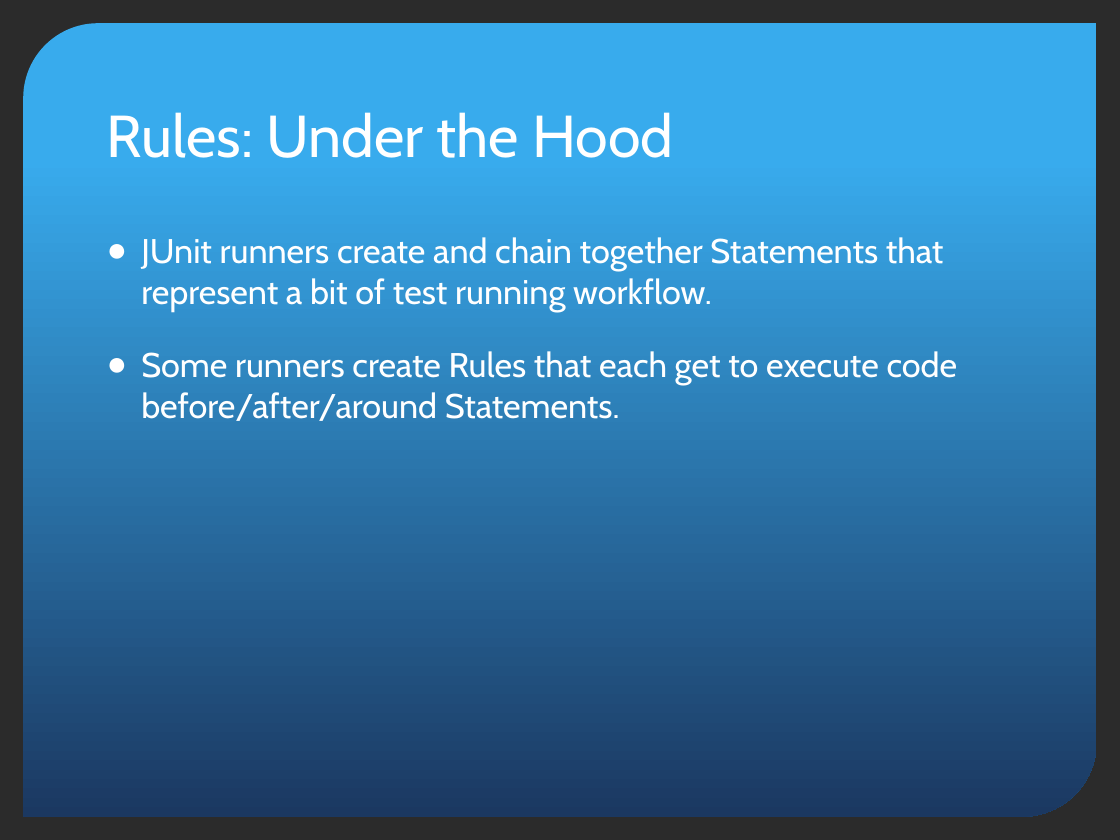
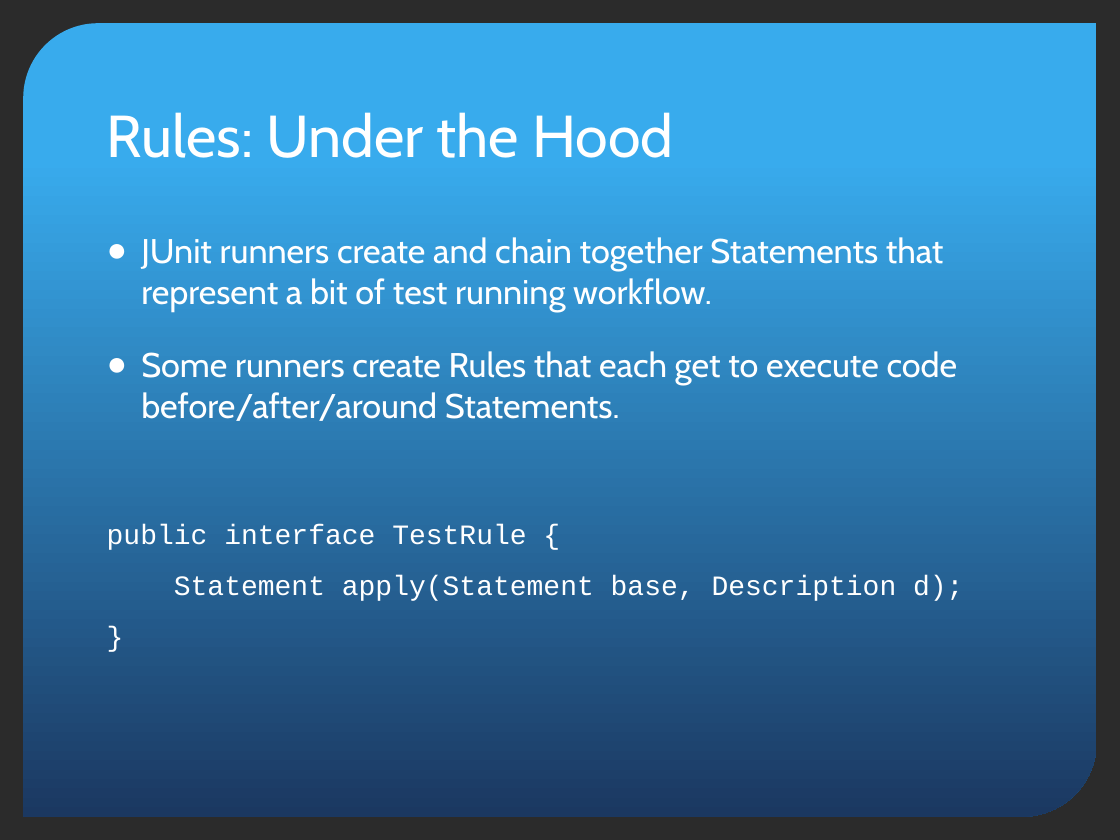
Before and after one commit to pholser/bending-junit, a slide deck: slide 21 of bending-junit.pptx. Drawn at 1120x840 pixels with LibreOffice and Linux fonts; fonts in the diff are those of the drawing; background and template pictures are left out; a plain dark background stands for a picture behind light text. Boxes give left, top, right and bottom in pixels: in the first picture for what was removed or moved away, otherwise in the second. Text is boxed around its words. In the diff, an @@ line names an element or a change of style, - is before the commit and + after.

```diff
--- a/bending-junit.pptx
+++ b/bending-junit.pptx
@@ text at <box>107,524,963,601</box>: paragraphs added @@
+public interface TestRule {
+Statement apply(Statement base, Description d);
+}
```
Also in this commit, not shown: 6 other slides changed, 1 other file.
